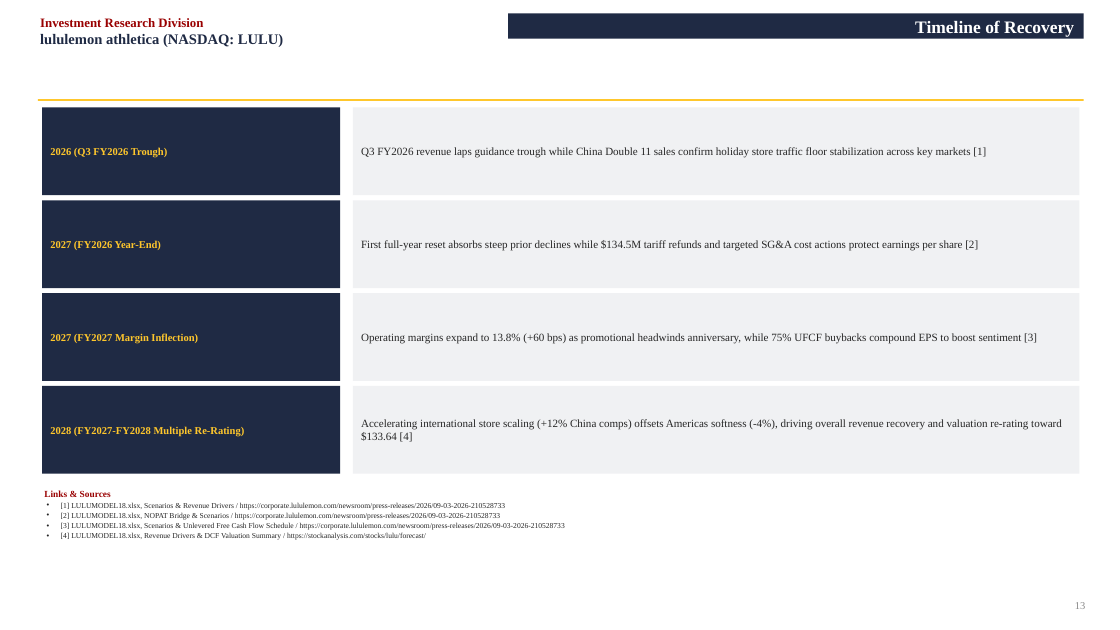
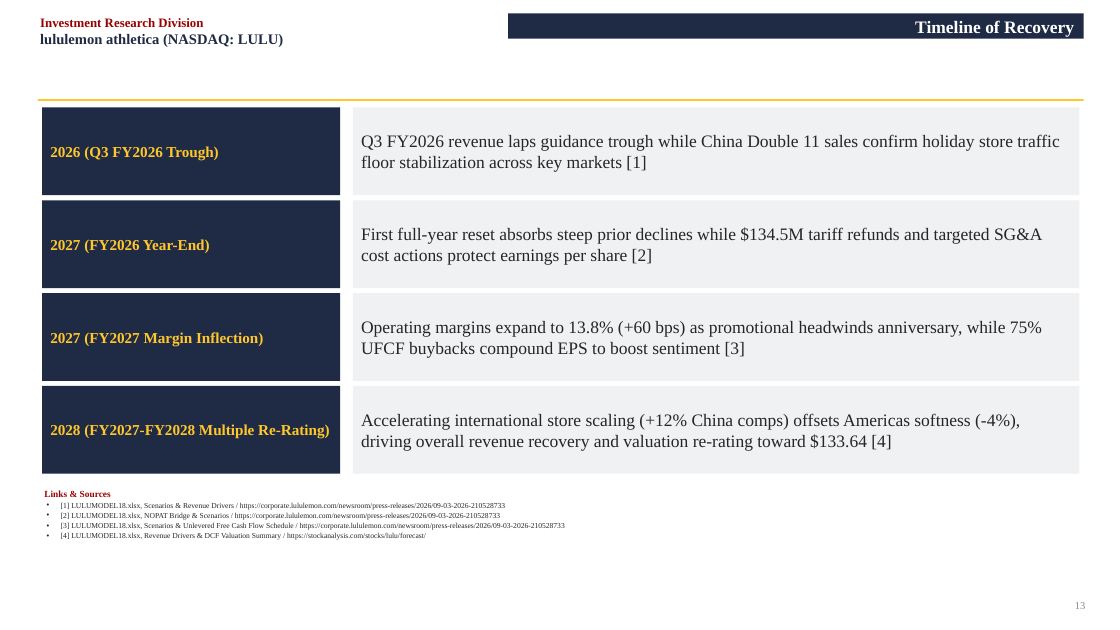
Before and after one commit to vengeanceaiUSC/RM, a slide deck: slide 13 of LULU/LULU_Investment_Pitch_Deck.pptx. Drawn at 1120x630 pixels with LibreOffice and Linux fonts; fonts in the diff are those of the drawing. Boxes give left, top, right and bottom in pixels: in the first picture for what was removed or moved away, otherwise in the second. Text is boxed around its words. In the diff, an @@ line names an element or a change of style, - is before the commit and + after.

```diff
--- a/LULU/LULU_Investment_Pitch_Deck.pptx
+++ b/LULU/LULU_Investment_Pitch_Deck.pptx
@@ size 9 to 13 pt in 4 elements at [42, 108, 340, 195], [42, 200, 340, 287], [42, 293, 340, 381], [42, 386, 340, 473] @@
@@ size 9.5 to 15 pt in 4 elements at [353, 108, 1080, 195], [353, 200, 1080, 287], [353, 293, 1080, 381], [353, 386, 1080, 473] @@
```
Also in this commit, not shown: 21 other slides changed, 2 other files.
